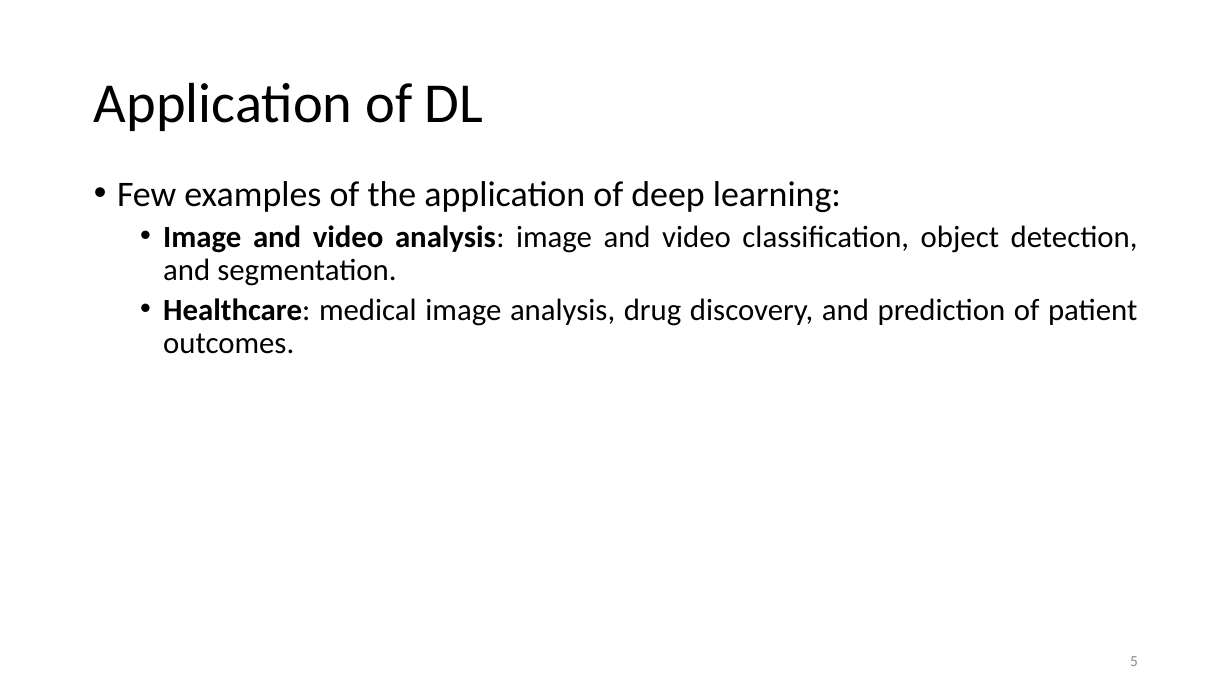
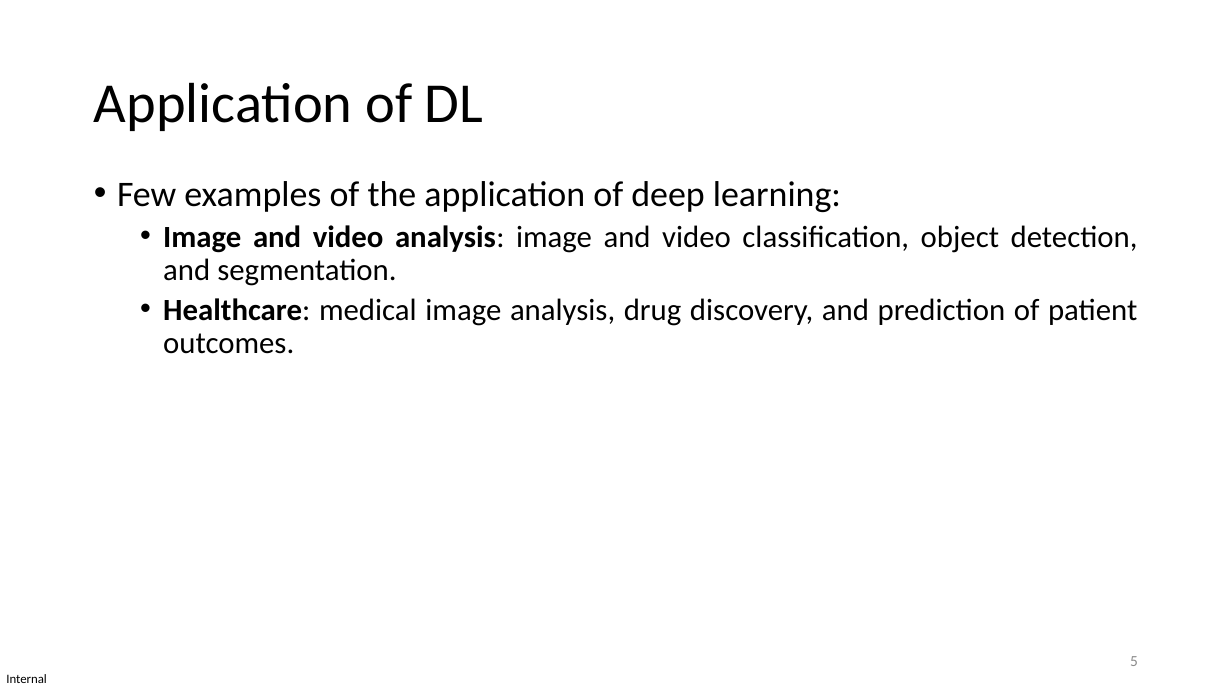
Before and after one commit to MICS-Lab/DeepLearningCourse2025, a slide deck: slide 5 of Slides/Slides_1.pptx. Drawn at 1232x693 pixels with LibreOffice and Linux fonts; fonts in the diff are those of the drawing. Boxes give left, top, right and bottom in pixels: in the first picture for what was removed or moved away, otherwise in the second. Text is boxed around its words. In the diff, an @@ line names an element or a change of style, - is before the commit and + after.

```diff
--- a/Slides/Slides_1.pptx
+++ b/Slides/Slides_1.pptx
@@ text added at (6, 674, 47, 683), 10 pt, text #000000 @@
+Internal
```
Also in this commit, not shown: 33 other slides changed.
